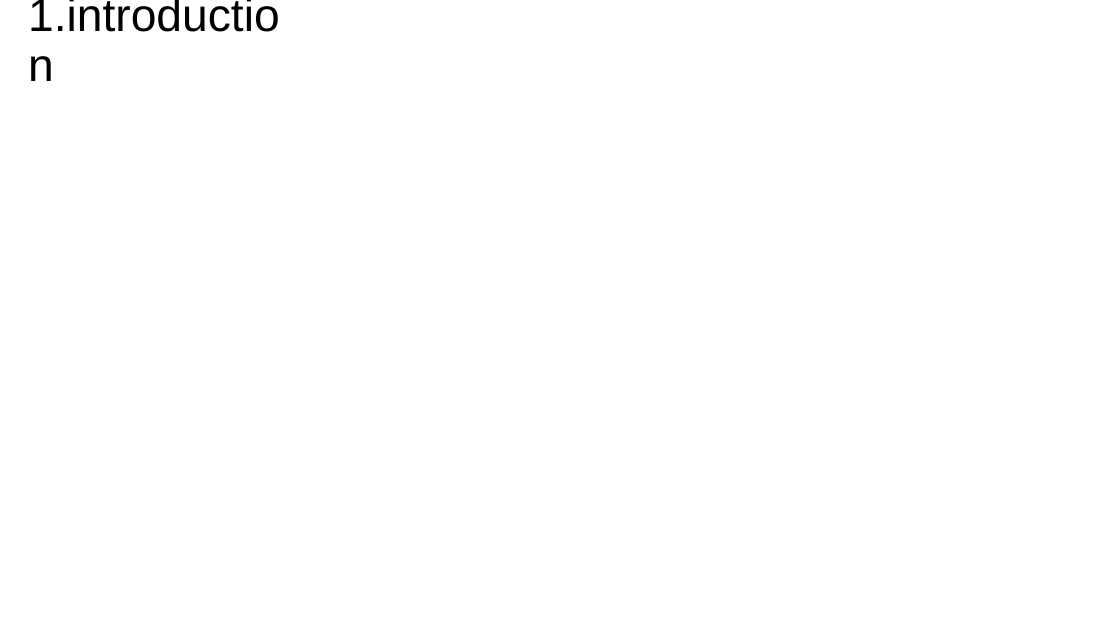
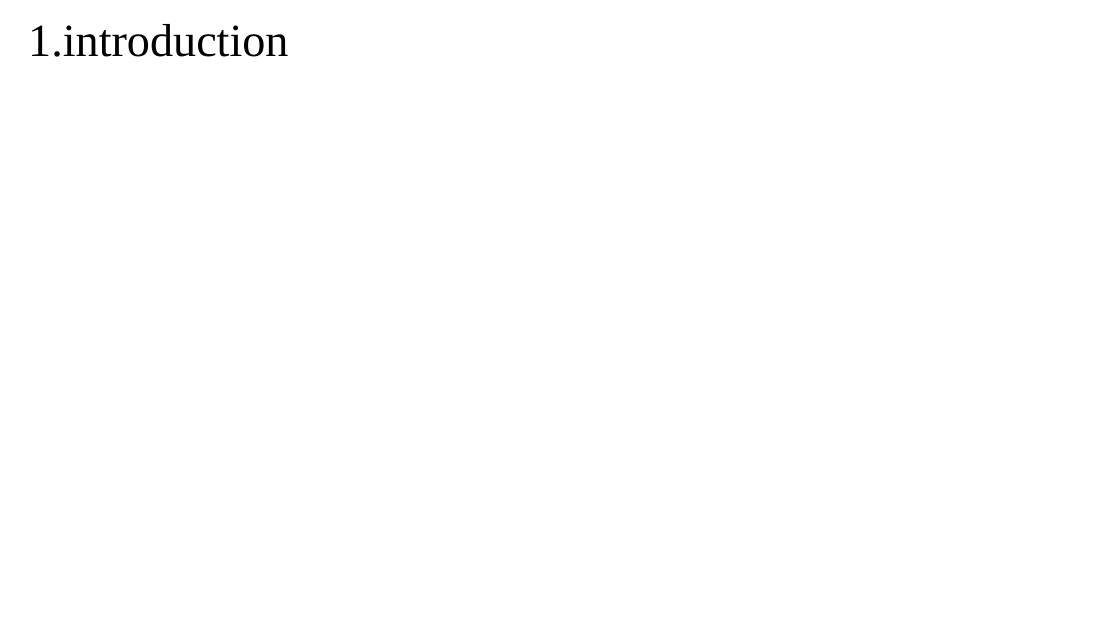
Before and after one commit to zhaojiayi/learning, a slide deck: slide 8 of EE/ppt/Fundamental Limits of Caching.pptx. Drawn at 1120x630 pixels with LibreOffice and Linux fonts; fonts in the diff are those of the drawing; grey boxes stand for pictures. Boxes give left, top, right and bottom in pixels: in the first picture for what was removed or moved away, otherwise in the second. Text is boxed around its words. In the diff, an @@ line names an element or a change of style, - is before the commit and + after.

```diff
--- a/EE/ppt/Fundamental Limits of Caching.pptx
+++ b/EE/ppt/Fundamental Limits of Caching.pptx
@@ title "1.introduction" at (x1=28, y1=24, x2=288, y2=57): font Arial to Times New Roman @@
```
Also in this commit, not shown: 28 other slides changed, 5 other files.
